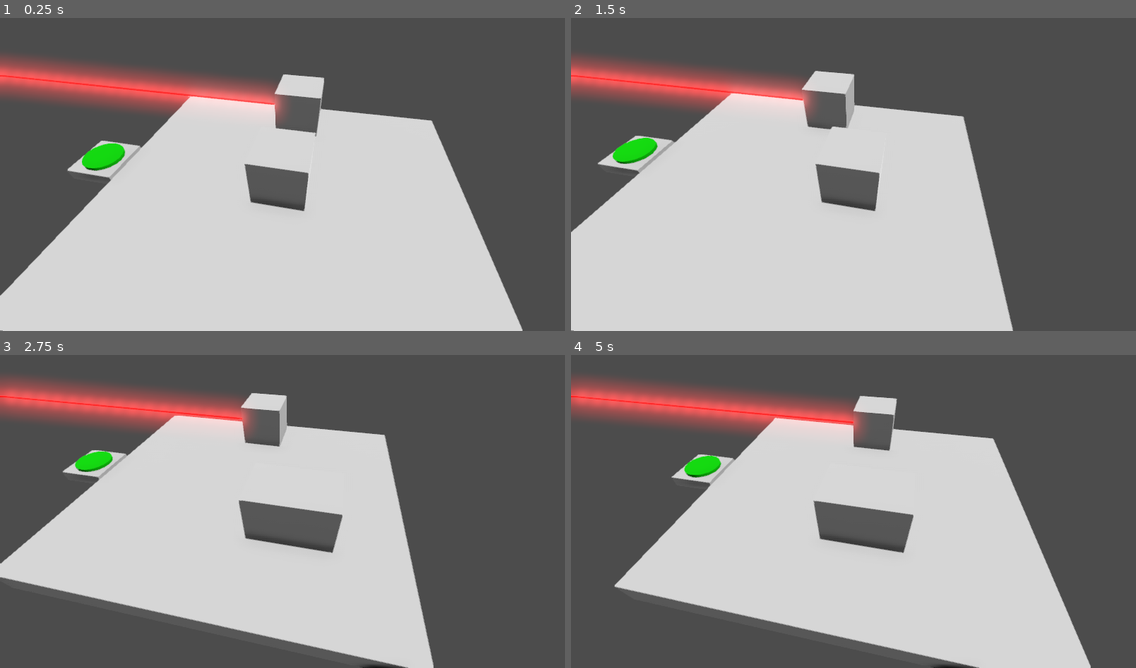
Above: before the commit, frames 1-4 (two rows, left to right).
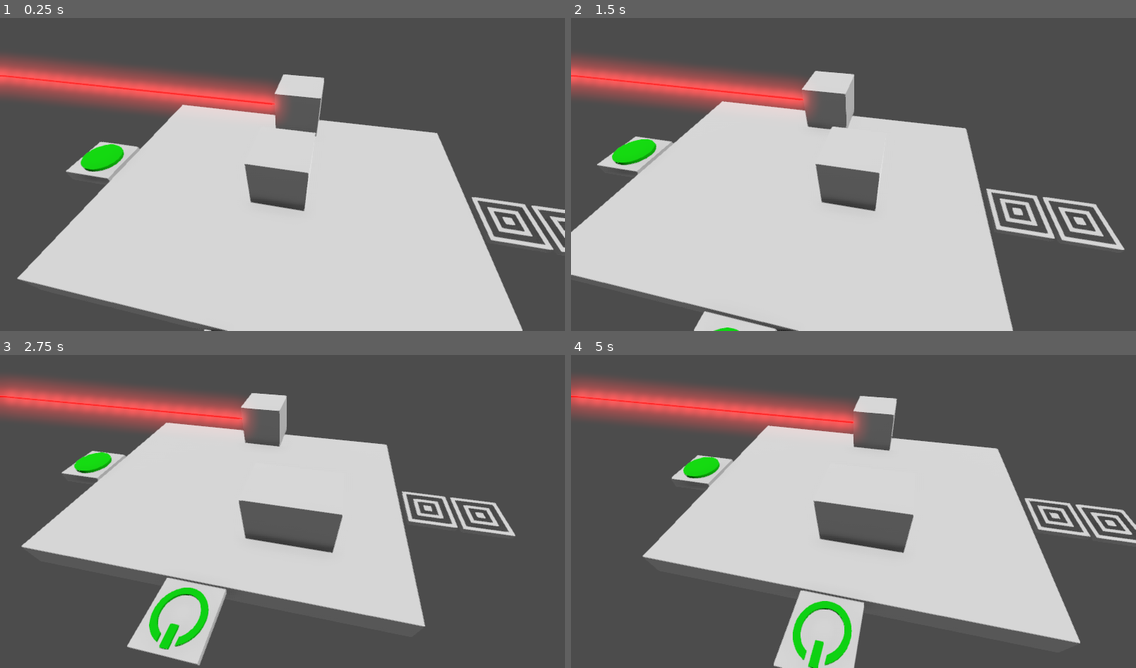
Above: after the commit, the same moments.

Repository: AlexeyBond/old-49-game
Game: Godot game, scene res://test.tscn
Same seed, same stepped clock (60 frames per second), same inputs: the game is played once before the commit and once after it.
Inputs:
- Up to frame 1 (0.25 s): no input
- Up to frame 2 (1.5 s): tap Enter at 0.5 s; hold Right (ui_right) 0.53-1.28 s; hold Down (ui_down) from 1.28 s (still down)
- Up to frame 3 (2.75 s): release Down (ui_down) at 2.03 s; hold Right (ui_right) from 2.03 s (still down)
- Up to frame 4 (5 s): release Right (ui_right) at 2.78 s; hold Up (ui_up) 2.78-3.53 s; tap Space at 3.5 s; hold Left (ui_left) from 3.53 s (still down)

The runs differ from the first frame. In frame 1, 6.3% of the frame differs, in the area x 0-100%, y 24-100%; in frame 2, 6.3%; in frame 3, 13%; in frame 4, 13%, in the area x 7-100%, y 20-100%.

Commit message:
the light goes blinky-blinky

Diff:
--- /dev/null
+++ b/env_dark.tres
@@ -0,0 +1,4 @@
+[gd_resource type="Environment" format=2]
+
+[resource]
+background_mode = 1
--- /dev/null
+++ b/env_default.tres
@@ -0,0 +1,22 @@
+[gd_resource type="Environment" format=2]
+
+[resource]
+background_energy = 0.0
+ambient_light_color = Color( 0.345098, 0.345098, 0.345098, 1 )
+fog_color = Color( 0.501961, 0.6, 0.701961, 1 )
+ssao_enabled = true
+ssao_intensity = 2.0
+ssao_radius2 = 20.0
+ssao_intensity2 = 0.5
+ssao_bias = 0.001
+ssao_quality = 2
+dof_blur_far_enabled = true
+dof_blur_far_distance = 0.02
+dof_blur_far_transition = 3.07
+dof_blur_far_amount = 0.03
+glow_enabled = true
+glow_levels/2 = true
+glow_levels/5 = false
+glow_blend_mode = 1
+glow_hdr_luminance_cap = 3.61
+glow_bicubic_upscale = true
--- a/laser.gd
+++ b/laser.gd
@@ -12,6 +12,15 @@
 
 
 func _process(delta):
+	var enabled = get_tree().get_nodes_in_group('light_manager')[0].laser_state;
+
+	if not enabled:
+		$CPUParticles.emitting = false
+		$CSGCylinder.visible = false
+		return
+	else:
+		$CSGCylinder.visible = true
+
 	var cp = $RayCast.get_collision_point()
 	if not $RayCast.is_colliding():
 		cp = $RayCast.global_transform * Vector3(0, 100, 0)
--- /dev/null
+++ b/light_manager.gd
@@ -0,0 +1,39 @@
+extends Node
+
+var target_state = true
+export var light_state: bool setget set_light_state, get_light_state;
+export var laser_state = true
+
+var env_dark = preload("res://env_dark.tres")
+var env_default = preload("res://env_default.tres")
+
+func set_light_state(ls):
+	var ps = light_state
+	light_state = ls
+	if not $WorldEnvironment or not $DirectionalLight:
+		return
+	if ps != ls:
+		if ls:
+			$WorldEnvironment.environment = env_default
+			$DirectionalLight.visible = true
+		else:
+			$WorldEnvironment.environment = env_dark
+			$DirectionalLight.visible = false
+
+func get_light_state():
+	return light_state
+
+func toggle():
+	target_state = not target_state
+	if target_state:
+		$AnimationPlayer.play("on")
+	else:
+		$AnimationPlayer.play("off")
+
+func force_on():
+	target_state = true
+	$AnimationPlayer.play("force_on")
+
+func _ready():
+	add_to_group('light_manager')
+	force_on()
--- /dev/null
+++ b/light_manager.tscn
@@ -0,0 +1,105 @@
+[gd_scene load_steps=6 format=2]
+
+[ext_resource path="res://light_manager.gd" type="Script" id=1]
+[ext_resource path="res://env_default.tres" type="Environment" id=2]
+
+[sub_resource type="Animation" id=3]
+resource_name = "force_on"
+length = 0.3
+tracks/0/type = "value"
+tracks/0/path = NodePath(".:light_state")
+tracks/0/interp = 1
+tracks/0/loop_wrap = true
+tracks/0/imported = false
+tracks/0/enabled = true
+tracks/0/keys = {
+"times": PoolRealArray( 0 ),
+"transitions": PoolRealArray( 1 ),
+"update": 1,
+"values": [ true ]
+}
+tracks/1/type = "value"
+tracks/1/path = NodePath(".:laser_state")
+tracks/1/interp = 1
+tracks/1/loop_wrap = true
+tracks/1/imported = false
+tracks/1/enabled = true
+tracks/1/keys = {
+"times": PoolRealArray( 0.2 ),
+"transitions": PoolRealArray( 1 ),
+"update": 1,
+"values": [ true ]
+}
+
+[sub_resource type="Animation" id=2]
+resource_name = "off"
+tracks/0/type = "value"
+tracks/0/path = NodePath(".:light_state")
+tracks/0/interp = 1
+tracks/0/loop_wrap = true
+tracks/0/imported = false
+tracks/0/enabled = true
+tracks/0/keys = {
+"times": PoolRealArray( 0, 0.1, 0.2, 0.4, 0.6, 0.8, 0.9 ),
+"transitions": PoolRealArray( 1, 1, 1, 1, 1, 1, 1 ),
+"update": 1,
+"values": [ false, true, false, true, false, true, false ]
+}
+tracks/1/type = "value"
+tracks/1/path = NodePath(".:laser_state")
+tracks/1/interp = 1
+tracks/1/loop_wrap = true
+tracks/1/imported = false
+tracks/1/enabled = true
+tracks/1/keys = {
+"times": PoolRealArray( 0.3, 0.5, 0.8 ),
+"transitions": PoolRealArray( 1, 1, 1 ),
+"update": 1,
+"values": [ false, true, false ]
+}
+
+[sub_resource type="Animation" id=1]
+resource_name = "on"
+step = 0.05
+tracks/0/type = "value"
+tracks/0/path = NodePath(".:light_state")
+tracks/0/interp = 1
+tracks/0/loop_wrap = true
+tracks/0/imported = false
+tracks/0/enabled = true
+tracks/0/keys = {
+"times": PoolRealArray( 0.1, 0.2, 0.5, 0.7, 0.9 ),
+"transitions": PoolRealArray( 1, 1, 1, 1, 1 ),
+"update": 1,
+"values": [ true, false, true, false, true ]
+}
+tracks/1/type = "value"
+tracks/1/path = NodePath(".:laser_state")
+tracks/1/interp = 1
+tracks/1/loop_wrap = true
+tracks/1/imported = false
+tracks/1/enabled = true
+tracks/1/keys = {
+"times": PoolRealArray( 0.15, 0.4, 0.65 ),
+"transitions": PoolRealArray( 1, 1, 1 ),
+"update": 1,
+"values": [ true, false, true ]
+}
+
+[node name="Node" type="Node"]
+script = ExtResource( 1 )
+light_state = true
+
+[node name="AnimationPlayer" type="AnimationPlayer" parent="."]
+anims/force_on = SubResource( 3 )
+anims/off = SubResource( 2 )
+anims/on = SubResource( 1 )
+
+[node name="DirectionalLight" type="DirectionalLight" parent="."]
+transform = Transform( 0.861912, -0.180448, -0.473862, 0.48352, 0.0110693, 0.875264, -0.152694, -0.983522, 0.0967911, 0, 8.00487, 0 )
+light_energy = 0.66
+light_indirect_energy = 1.86
+light_specular = 0.72
+
+[node name="WorldEnvironment" type="WorldEnvironment" parent="."]
+environment = ExtResource( 2 )
--- /dev/null
+++ b/plate.tscn
@@ -0,0 +1,41 @@
+[gd_scene load_steps=2 format=2]
+
+[sub_resource type="BoxShape" id=1]
+extents = Vector3( 0.9, 0.1, 0.9 )
+
+[node name="Spatial" type="Spatial"]
+
+[node name="CSGBox" type="CSGBox" parent="."]
+transform = Transform( 1, 0, 0, 0, 1, 0, 0, 0, 1, 0, -0.1, 0 )
+width = 1.8
+height = 0.2
+depth = 1.8
+
+[node name="CSGBox2" type="CSGBox" parent="CSGBox"]
+operation = 2
+width = 1.5
+height = 0.475605
+depth = 1.5
+
+[node name="CSGBox3" type="CSGBox" parent="."]
+transform = Transform( 1, 0, 0, 0, 1, 0, 0, 0, 1, 0, -0.1, 0 )
+width = 1.0
+height = 0.2
+depth = 1.0
+
+[node name="CSGBox" type="CSGBox" parent="CSGBox3"]
+operation = 2
+width = 0.7
+depth = 0.7
+
+[node name="CSGBox2" type="CSGBox" parent="."]
+transform = Transform( 1, 0, 0, 0, 1, 0, 0, 0, 1, 0, -0.1, 0 )
+width = 0.3
+height = 0.2
+depth = 0.3
+
+[node name="StaticBody" type="StaticBody" parent="."]
+
+[node name="CollisionShape" type="CollisionShape" parent="StaticBody"]
+transform = Transform( 1, 0, 0, 0, 1, 0, 0, 0, 1, 0, -0.1, 0 )
+shape = SubResource( 1 )
--- a/player.gd
+++ b/player.gd
@@ -26,6 +26,7 @@
 	if not $KinematicBody.test_move($KinematicBody.transform, Vector3(0, -2, 0)):
 		state = 'falling'
 		$AnimationPlayer.play("fall")
+		get_tree().call_group('light_manager', 'force_on')
 		return
 
 func try_move(dir: Vector3):
@@ -89,6 +90,7 @@
 func on_restart():
 	$KinematicBody.translation = Vector3.ZERO
 	$camera_wrapper.translation = Vector3.ZERO
+	get_tree().call_group('light_manager', 'force_on')
 
 func request_next_level():
 	pass
@@ -104,3 +106,7 @@
 func on_win():
 	state = 'winning'
 	$AnimationPlayer.play("win")
+	get_tree().call_group('light_manager', 'force_on')
+
+func on_switch():
+	get_tree().call_group('light_manager', 'toggle')
--- a/player.tscn
+++ b/player.tscn
@@ -122,8 +122,7 @@
 } ]
 }
 
-[sub_resource type="Animation" id=4]
-resource_name = "idle"
+[sub_resource type="Animation" id=5]
 length = 0.001
 tracks/0/type = "value"
 tracks/0/path = NodePath("KinematicBody/CSGBox:scale")
@@ -256,6 +255,6 @@
 
 [node name="AnimationPlayer" type="AnimationPlayer" parent="."]
 anims/explode = SubResource( 3 )
-anims/fall = SubResource( 5 )
-anims/idle = SubResource( 4 )
+anims/fall = SubResource( 4 )
+anims/idle = SubResource( 5 )
 anims/win = SubResource( 6 )
--- /dev/null
+++ b/switch.gd
@@ -0,0 +1,7 @@
+extends Spatial
+
+func _on_Area_body_entered(body):
+	var p = body.get_parent()
+
+	if p.has_method('on_switch'):
+		p.on_switch()
--- /dev/null
+++ b/switch.tscn
@@ -0,0 +1,49 @@
+[gd_scene load_steps=4 format=2]
+
+[ext_resource path="res://switch_switch_material.tres" type="Material" id=1]
+[ext_resource path="res://switch.gd" type="Script" id=2]
+
+[sub_resource type="BoxShape" id=1]
+extents = Vector3( 0.8, 0.5, 0.8 )
+
+[node name="Spatial" type="Spatial"]
+script = ExtResource( 2 )
+
+[node name="CSGCylinder" type="CSGCylinder" parent="."]
+radius = 0.8
+height = 0.2
+sides = 32
+material = ExtResource( 1 )
+
+[node name="CSGCylinder" type="CSGCylinder" parent="CSGCylinder"]
+operation = 2
+radius = 0.6
+sides = 32
+material = ExtResource( 1 )
+
+[node name="CSGBox" type="CSGBox" parent="CSGCylinder"]
+transform = Transform( 1, 0, 0, 0, 1, 0, 0, 0, 1, 0, 0, -0.710609 )
+operation = 2
+width = 0.540467
+height = 0.344304
+depth = 0.462061
+material = ExtResource( 1 )
+
+[node name="CSGBox2" type="CSGBox" parent="CSGCylinder"]
+transform = Transform( 1, 0, 0, 0, 1, 0, 0, 0, 1, 0, 0, -0.559362 )
+width = 0.238536
+height = 0.2
+depth = 0.6004
+material = ExtResource( 1 )
+
+[node name="CSGBox" type="CSGBox" parent="."]
+transform = Transform( 1, 0, 0, 0, 1, 0, 0, 0, 1, 0, -0.1, 0 )
+use_collision = true
+height = 0.2
+
+[node name="Area" type="Area" parent="."]
+
+[node name="CollisionShape" type="CollisionShape" parent="Area"]
+shape = SubResource( 1 )
+
+[connection signal="body_entered" from="Area" to="." method="_on_Area_body_entered"]
--- /dev/null
+++ b/switch_switch_material.tres
@@ -0,0 +1,4 @@
+[gd_resource type="SpatialMaterial" format=2]
+
+[resource]
+albedo_color = Color( 0, 1, 0.0392157, 1 )
--- a/test.tscn
+++ b/test.tscn
@@ -1,32 +1,14 @@
-[gd_scene load_steps=6 format=2]
+[gd_scene load_steps=8 format=2]
 
 [ext_resource path="res://player.tscn" type="PackedScene" id=1]
 [ext_resource path="res://laser.tscn" type="PackedScene" id=2]
 [ext_resource path="res://win_trigger.tscn" type="PackedScene" id=3]
+[ext_resource path="res://plate.tscn" type="PackedScene" id=4]
+[ext_resource path="res://switch.tscn" type="PackedScene" id=5]
+[ext_resource path="res://light_manager.tscn" type="PackedScene" id=6]
 
 [sub_resource type="BoxShape" id=1]
 extents = Vector3( 0.498713, 1, 0.497707 )
-
-[sub_resource type="Environment" id=2]
-background_energy = 0.0
-ambient_light_color = Color( 0.345098, 0.345098, 0.345098, 1 )
-fog_color = Color( 0.501961, 0.6, 0.701961, 1 )
-ssao_enabled = true
-ssao_intensity = 2.0
-ssao_radius2 = 20.0
-ssao_intensity2 = 0.5
-ssao_bias = 0.001
-ssao_quality = 2
-dof_blur_far_enabled = true
-dof_blur_far_distance = 0.02
-dof_blur_far_transition = 3.07
-dof_blur_far_amount = 0.03
-glow_enabled = true
-glow_levels/2 = true
-glow_levels/5 = false
-glow_blend_mode = 1
-glow_hdr_luminance_cap = 3.61
-glow_bicubic_upscale = true
 
 [node name="Spatial" type="Spatial"]
 
@@ -40,15 +22,6 @@
 
 [node name="CSGBox" type="CSGBox" parent="KinematicBody"]
 
-[node name="WorldEnvironment" type="WorldEnvironment" parent="."]
-environment = SubResource( 2 )
-
-[node name="DirectionalLight" type="DirectionalLight" parent="."]
-transform = Transform( 0.861912, -0.180448, -0.473862, 0.48352, 0.0110693, 0.875264, -0.152694, -0.983522, 0.0967911, 0, 8.00487, 0 )
-light_energy = 0.66
-light_indirect_energy = 1.86
-light_specular = 0.72
-
 [node name="Spatial" parent="." instance=ExtResource( 2 )]
 transform = Transform( 1, 0, 0, 0, 1, 0, 0, 0, 1, 0.926077, 0, 4.11962 )
 
@@ -57,7 +30,18 @@
 use_collision = true
 width = 13.7345
 height = 0.98483
-depth = 12.0429
+depth = 9.82491
 
 [node name="wt1" parent="." instance=ExtResource( 3 )]
-transform = Transform( 1, 0, 0, 0, 1, 0, 0, 0, 1, 7.89454, -1.0157, 0 )
+transform = Transform( 1, 0, 0, 0, 1, 0, 0, 0, 1, 8, -1.1, 0 )
+
+[node name="Spatial2" parent="." instance=ExtResource( 4 )]
+transform = Transform( 1, 0, 0, 0, 1, 0, 0, 0, 1, -8, -1.136, 0 )
+
+[node name="Spatial3" parent="." instance=ExtResource( 4 )]
+transform = Transform( 1, 0, 0, 0, 1, 0, 0, 0, 1, -10, -1.136, 0 )
+
+[node name="Spatial4" parent="." instance=ExtResource( 5 )]
+transform = Transform( 1, 0, 0, 0, 1, 0, 0, 0, 1, 0, -1.1, -6 )
+
+[node name="light_manager" parent="." instance=ExtResource( 6 )]
Not shown: 1 places in player.tscn that only renumber resources
